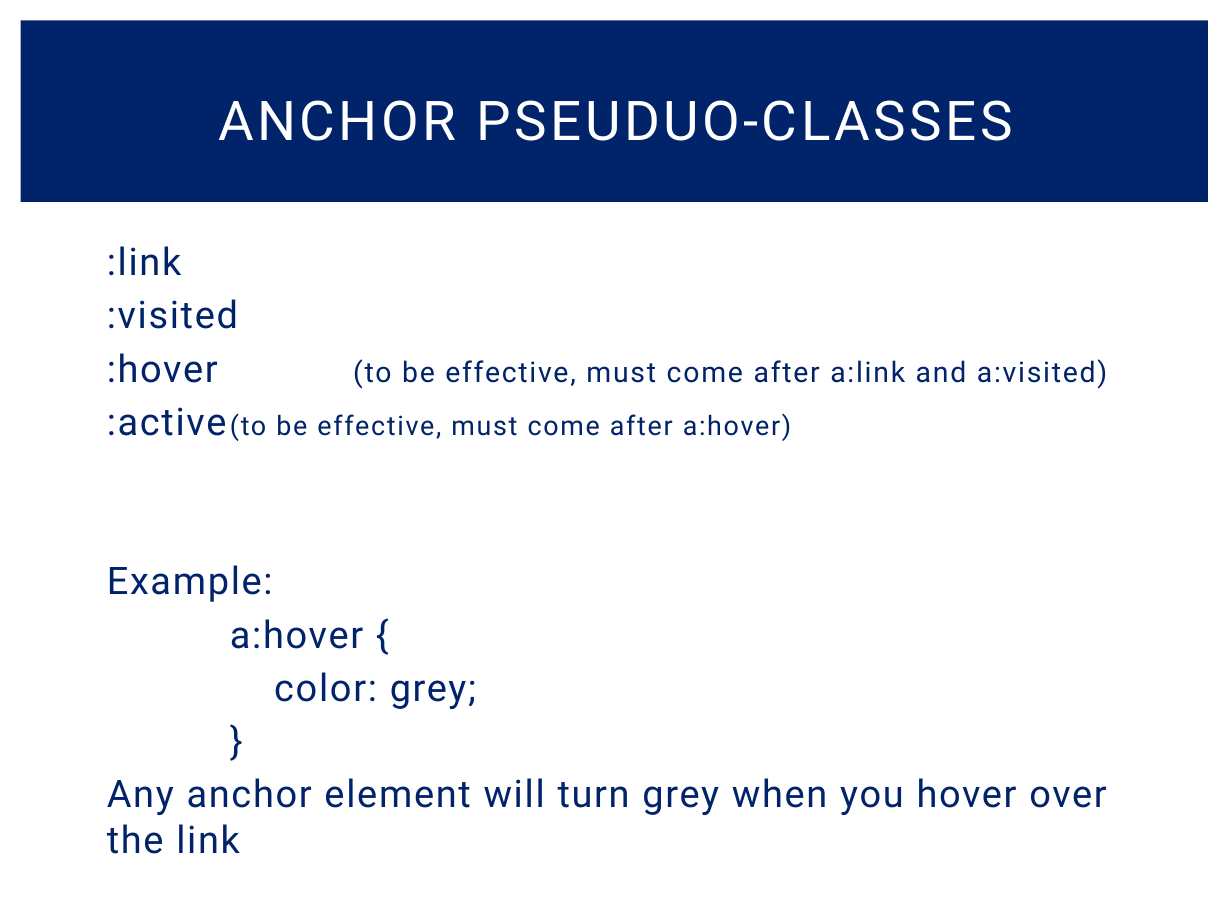
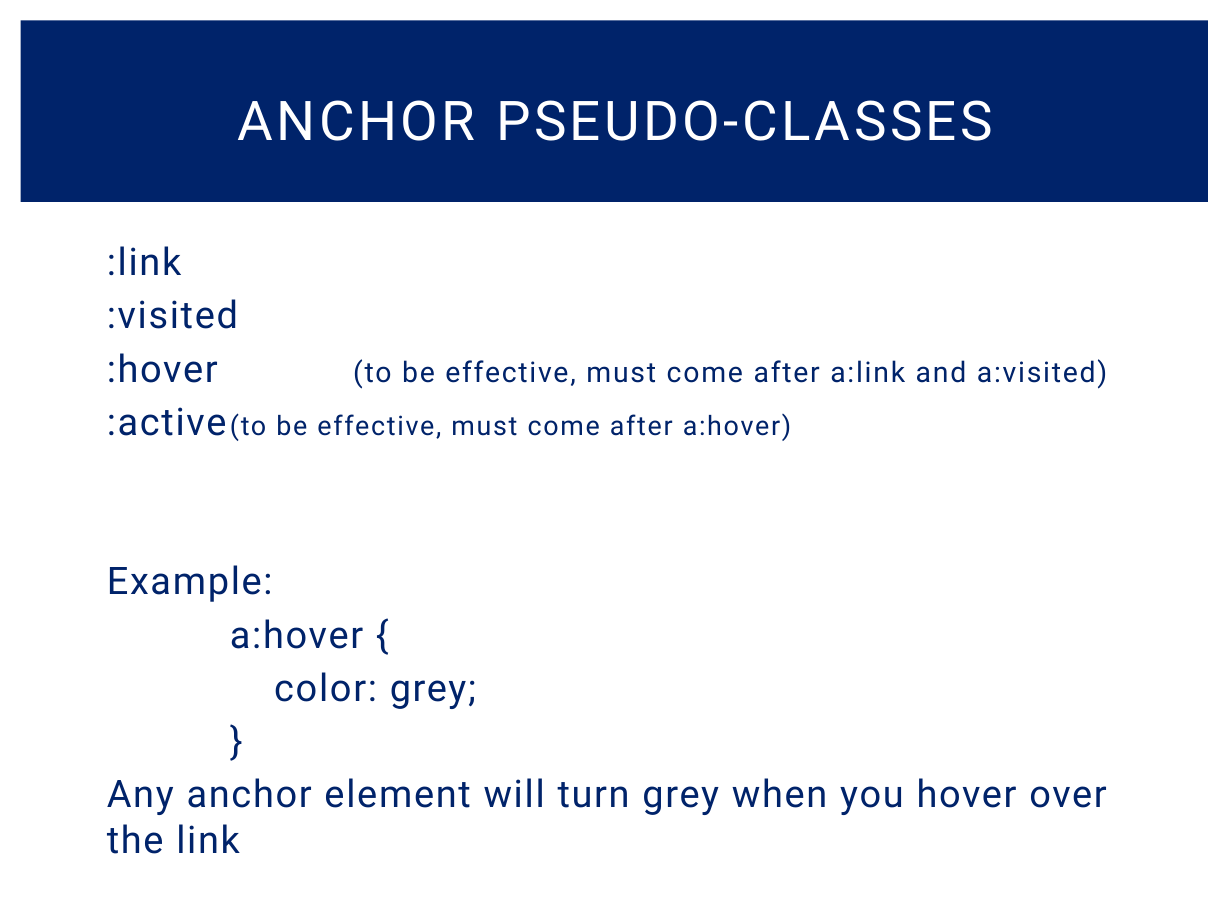
Before and after one commit to ChronoAnomaly/CS-2800, a slide deck: slide 13 of Stylng with CSS.pptx. Drawn at 1232x924 pixels with LibreOffice and Linux fonts; fonts in the diff are those of the drawing. Boxes give left, top, right and bottom in pixels: in the first picture for what was removed or moved away, otherwise in the second. Text is boxed around its words. In the diff, an @@ line names an element or a change of style, - is before the commit and + after.

```diff
--- a/Stylng with CSS.pptx
+++ b/Stylng with CSS.pptx
@@ title at [238,100,993,141]: text changed @@
-ANCHOR PSEUDUO-CLASSES
+ANCHOR PSEUDO-CLASSES
```
Also in this commit, not shown: 5 other slides changed, 2 other files.
